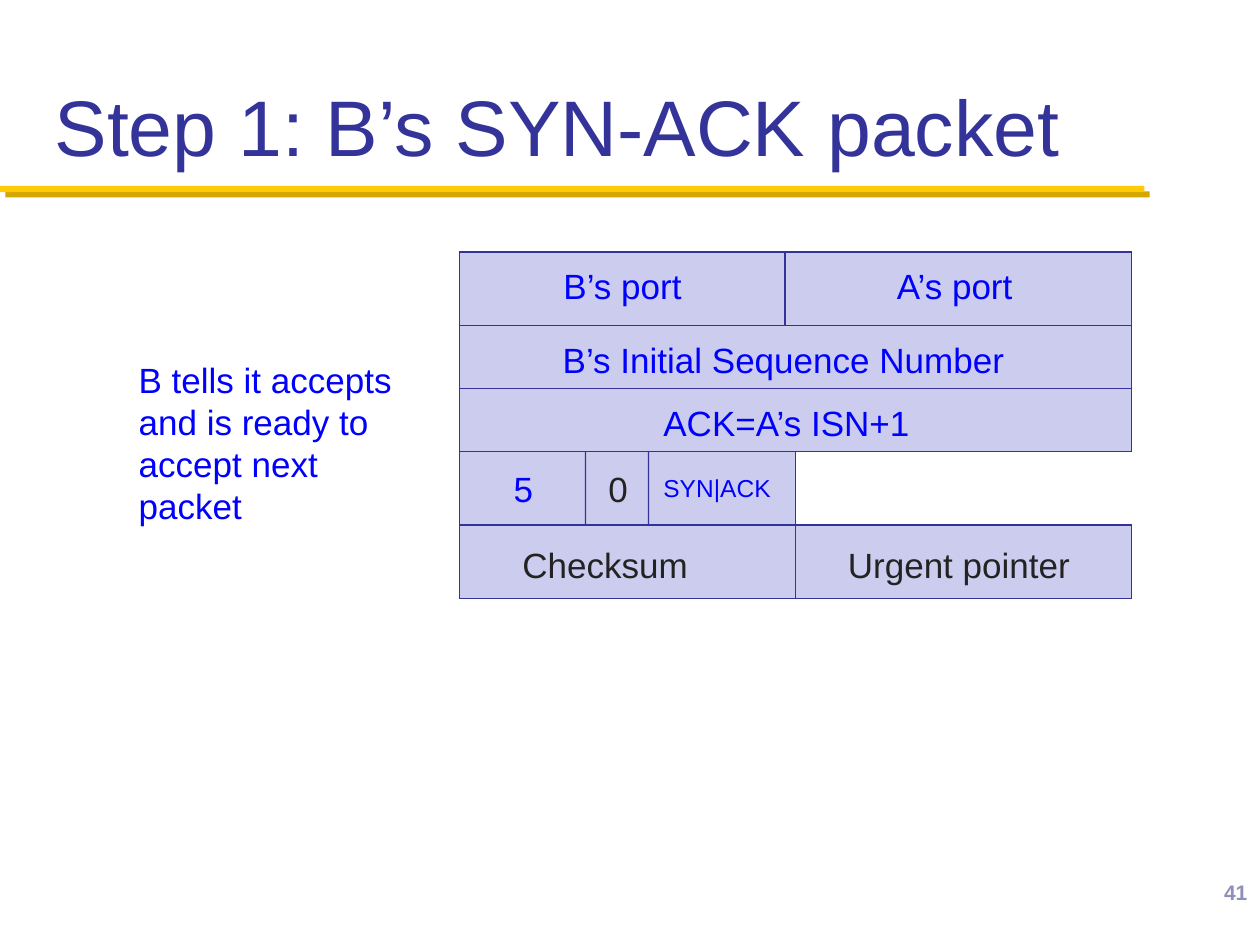
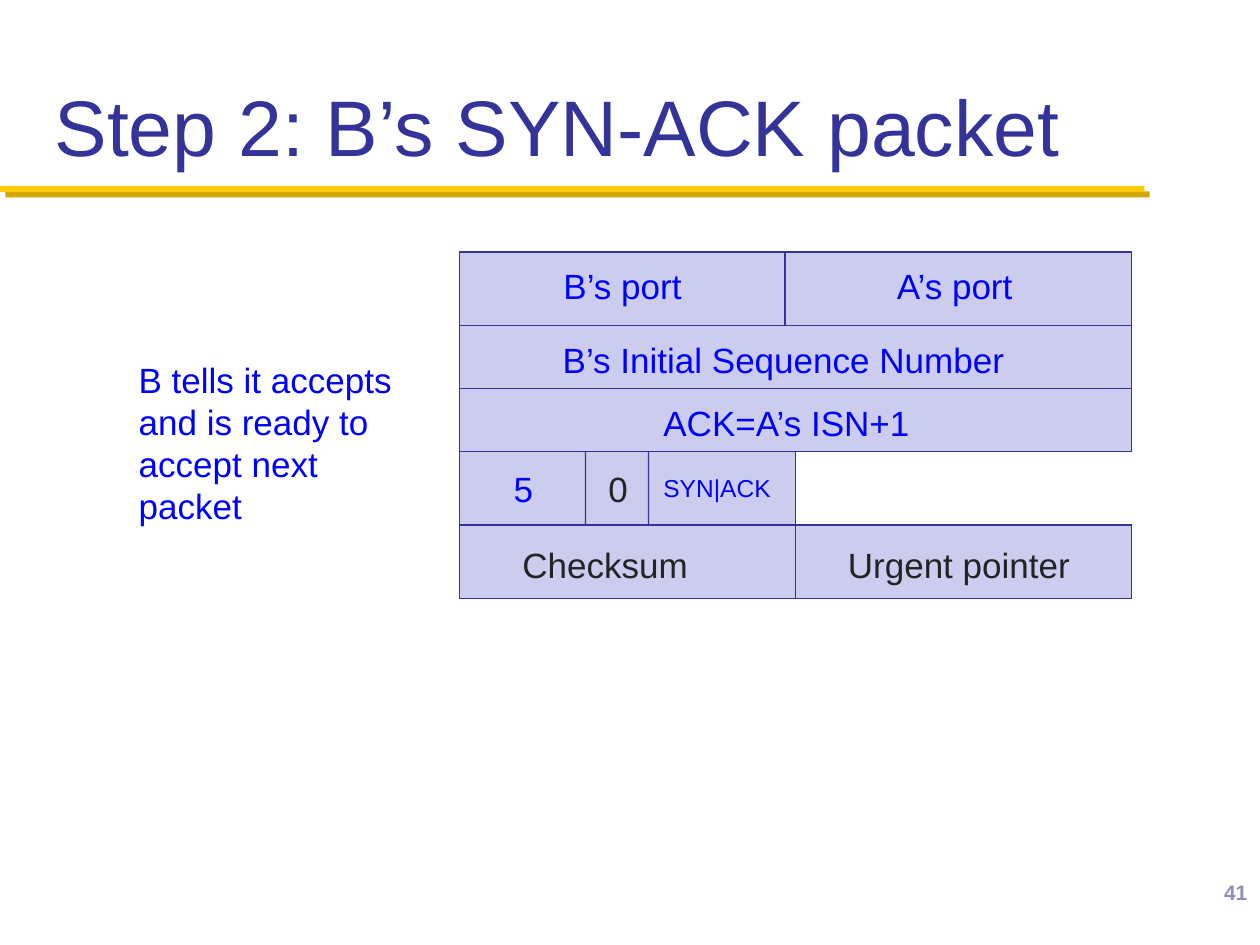
Before and after one commit to henryhxu/CSCI4430-ESTR4120, a slide deck: slide 41 of lec/lec7.pptx. Drawn at 1260x945 pixels with LibreOffice and Linux fonts; fonts in the diff are those of the drawing; background and template pictures are left out. Boxes give left, top, right and bottom in pixels: in the first picture for what was removed or moved away, otherwise in the second. Text is boxed around its words. In the diff, an @@ line names an element or a change of style, - is before the commit and + after.

```diff
--- a/lec/lec7.pptx
+++ b/lec/lec7.pptx
@@ title at box(55, 99, 1059, 171): text changed @@
-Step 1: B’s SYN-ACK packet
+Step 2: B’s SYN-ACK packet
```
Also in this commit, not shown: 6 other slides changed, 1 other file.
